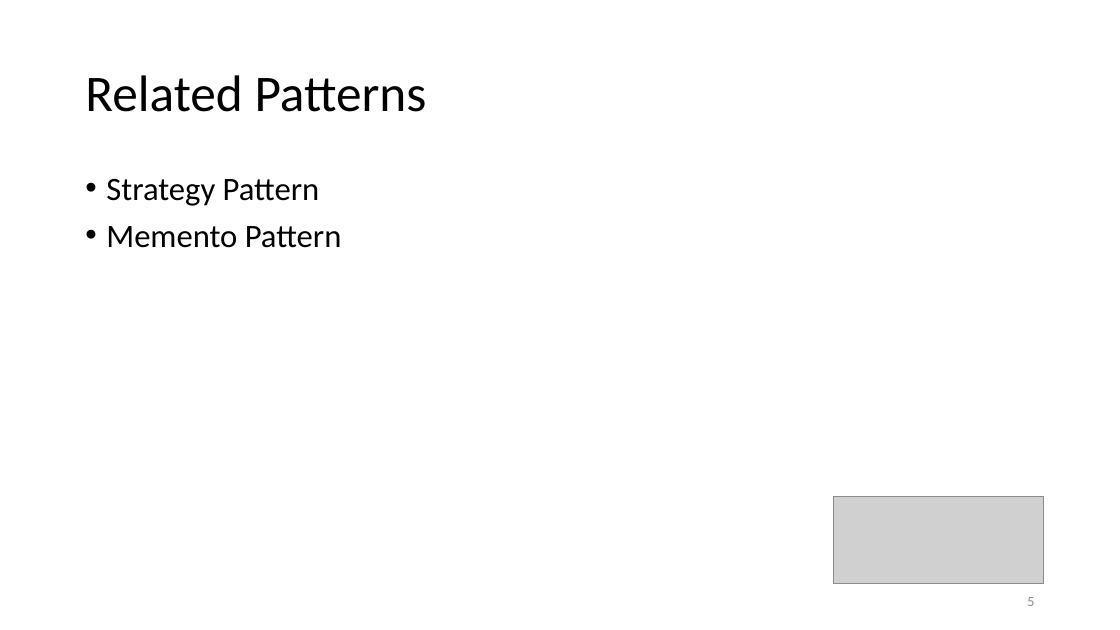
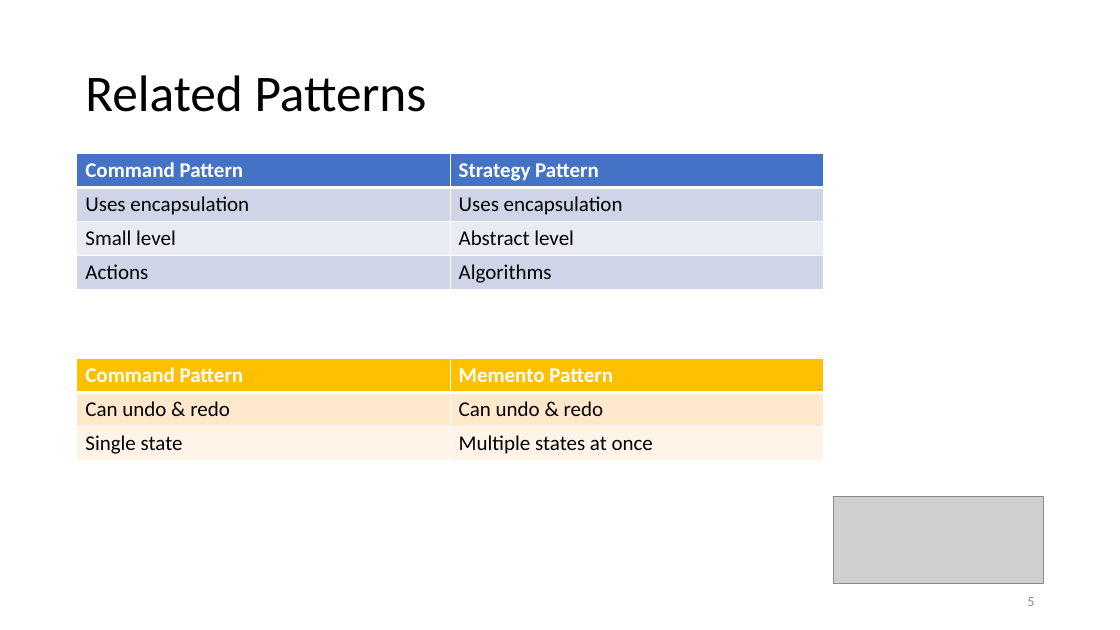
Before and after one commit to cuongcnguyen/SWDAssignment2, a slide deck: slide 5 of Presentation - Command Pattern.pptx. Drawn at 1120x630 pixels with LibreOffice and Linux fonts; fonts in the diff are those of the drawing; grey boxes stand for pictures. Boxes give left, top, right and bottom in pixels: in the first picture for what was removed or moved away, otherwise in the second. Text is boxed around its words. In the diff, an @@ line names an element or a change of style, - is before the commit and + after.

Commit message:
updated presentation

```diff
--- a/Presentation - Command Pattern.pptx
+++ b/Presentation - Command Pattern.pptx
@@ table added at (77,153,823,289), 4 rows, 2 columns @@
+Command Pattern | Strategy Pattern
+Uses encapsulation | Uses encapsulation
+Small level | Abstract level
+Actions | Algorithms
@@ text removed at (106,178,342,248) @@
-• Strategy Pattern
-• Memento Pattern
@@ table added at (77,358,823,460), 3 rows, 2 columns @@
+Command Pattern | Memento Pattern
+Can undo & redo | Can undo & redo
+Single state | Multiple states at once
```
Also in this commit, not shown: 1 other file.
